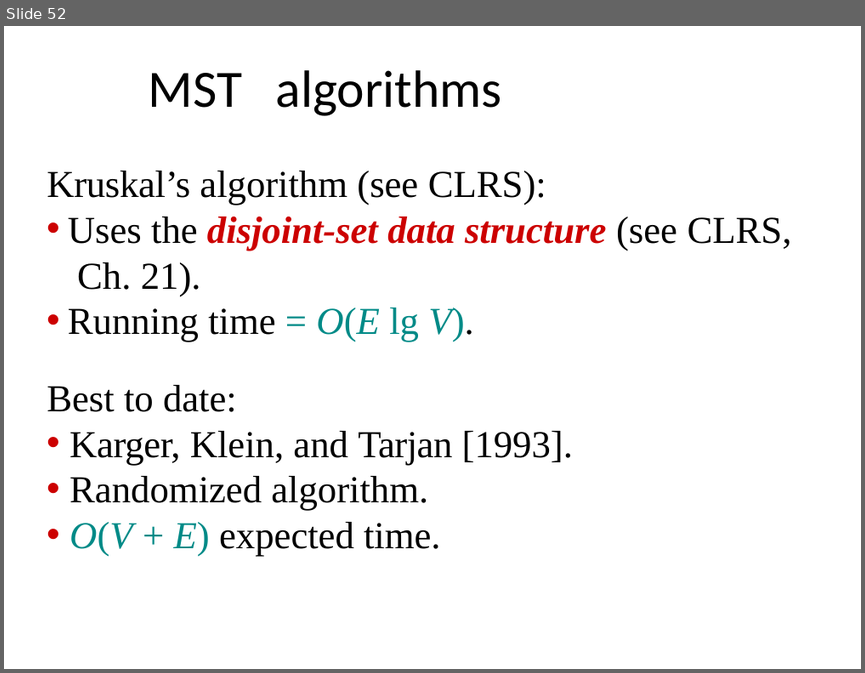
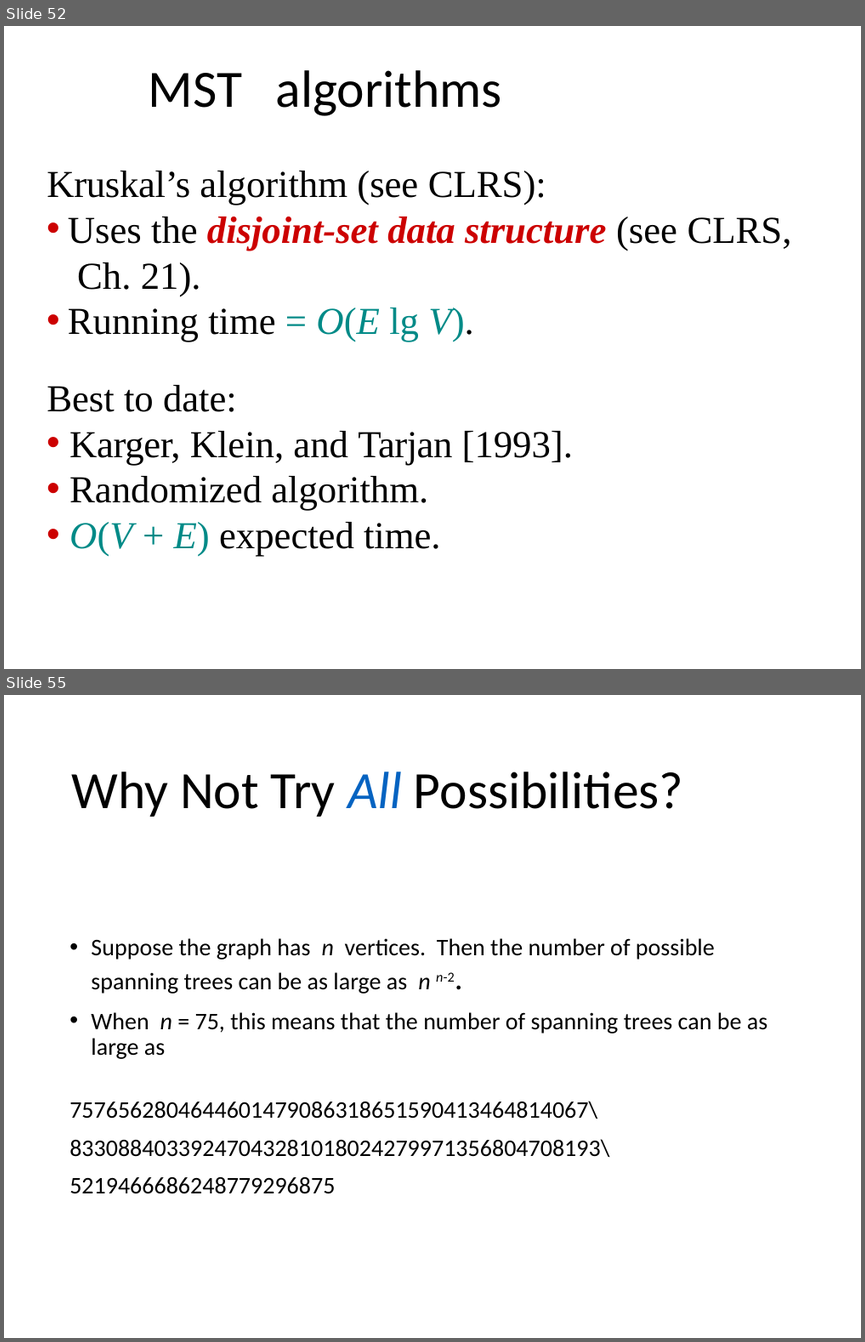
Before and after one commit to yeshwantsingh/DAA, a slide deck: Lecture Slides/Greedy 1.pptx. Shown one above the other, each under a label of ours: slide 52 before the commit, slides 52 and 55 after it; the slides between them are not shown. The pictures are 865x673 and 865x1342 pixels, drawn with LibreOffice and Linux fonts; fonts in the diff are those of the drawing. Boxes give left, top, right and bottom in pixels: in the first picture for what was removed or moved away, otherwise in the second. Text is boxed around its words. In the diff, an @@ line names an element or a change of style, - is before the commit and + after.

```diff
--- a/Lecture Slides/Greedy 1.pptx
+++ b/Lecture Slides/Greedy 1.pptx
@@ slide 55 added at <box>4,695,861,1338</box>, background #FFFFFF @@
@@ title added at <box>71,771,684,817</box>, 44 pt, text #000000 @@
+Why Not Try All Possibilities?
@@ text added at <box>69,938,767,1194</box>, 20 pt, text #000000 @@
+• Suppose the graph has n vertices. Then the number of possible spanning trees can be as large as n n-2.
+• When n = 75, this means that the number of spanning trees can be as large as
+7576562804644601479086318651590413464814067\
+83308840339247043281018024279971356804708193\
+5219466686248779296875
```
Also in this commit, not shown: 12 other slides added, 4 other files.
